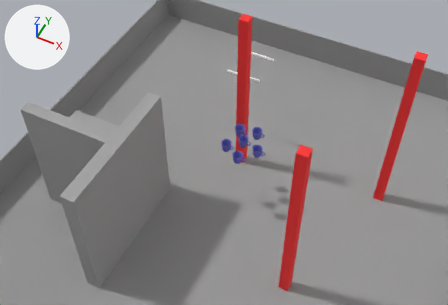
An edit to the COLLADA model collada/tests/data/lab3external.dae, drawn before and after from the same camera.
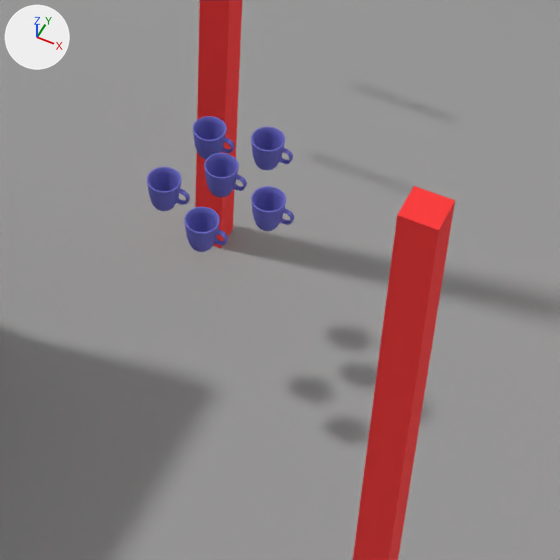
Old and new are each drawn from a 50 mm camera at (1.66, -3.99, 5.5) aimed at (-0.23, -0.19, 0.76) and again close up on the part from 40% to 77% of the width and 29% to 84% of the height. Lighting does not change. The marker at upper left points along +X, +Y and +Z. Where no turn or scale is listed for an object, it has been applied to the vertices.

The first close-up shows 'mug', 'mug2', 'mug3', 'mug4', 'mug5', 'mug6', 'pole3', 'v2.node0', 'v3.node0'.
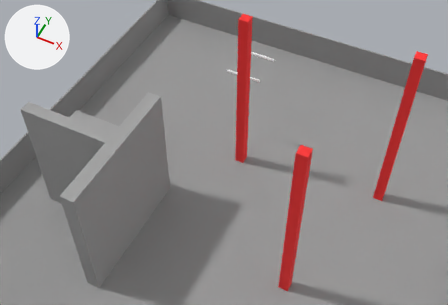
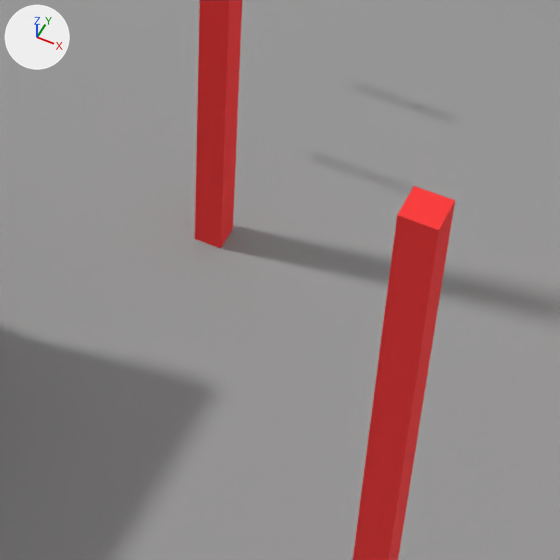
Changed parts and their boxes (x1, y1, x2, y2) in the close-ups (560 x 560 px):
'mug', deleted (blue)
    before: (184, 207, 228, 252)
'mug3', deleted (blue)
    before: (251, 186, 294, 231)
'mug4', deleted (blue)
    before: (147, 167, 190, 211)
'mug5', deleted (blue)
    before: (204, 153, 247, 197)
'mug2', deleted (blue)
    before: (251, 127, 293, 171)
'mug6', deleted (blue)
    before: (193, 116, 234, 160)

Diff of the bpy script that builds the scene:
```diff
--- a/collada/tests/data/lab3external.dae.py
+++ b/collada/tests/data/lab3external.dae.py
@@ ob_mug @@
-ob_mug = bpy.data.objects.new('mug', me_mug)
-ob_mug.parent = ob_mug1
-ob_mug.location = (0.0, 0.0, 0.0)
@@ ob_mug2 @@
-ob_mug2 = bpy.data.objects.new('mug2', me_mug)
-ob_mug2.location = (-0.02, 0.15, 0.755)
-ob_mug2.rotation_euler = (1.571, 0.0, 0.0)  # degrees (90, 0, 0)
@@ ob_mug3 @@
-ob_mug3 = bpy.data.objects.new('mug3', me_mug)
-ob_mug3.location = (0.085, -0.077, 0.755)
-ob_mug3.rotation_euler = (1.571, 0.0, 0.0)  # degrees (90, 0, 0)
@@ ob_mug4 @@
-ob_mug4 = bpy.data.objects.new('mug4', me_mug)
-ob_mug4.location = (-0.23, -0.145, 0.755)
-ob_mug4.rotation_euler = (1.571, 0.0, 0.0)  # degrees (90, 0, 0)
@@ ob_mug5 @@
-ob_mug5 = bpy.data.objects.new('mug5', me_mug)
-ob_mug5.location = (-0.1, -0.015, 0.755)
-ob_mug5.rotation_euler = (1.571, 0.0, 0.0)  # degrees (90, 0, 0)
@@ ob_mug6 @@
-ob_mug6 = bpy.data.objects.new('mug6', me_mug)
-ob_mug6.location = (-0.2, 0.11, 0.755)
-ob_mug6.rotation_euler = (1.571, 0.0, 0.0)  # degrees (90, 0, 0)
```
